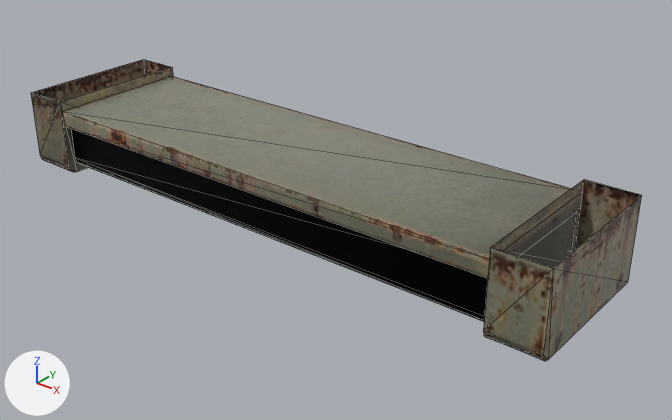
The FBX model Framework/Client/Bin/Resources/Models/Map/Prop/MapObject/sm35/sm35_047_offfluorescentlight01a.fbx: old version first, new version second.
Before and after are seen from a camera (50 mm lens) standing at (0.01886, -0.01545, 0.00896) and looking at (0.00765, -0.00145, 0.00028). Every picture has the same lights, and +X, +Y and +Z are marked at lower left. Mesh edges are drawn as thin lines. Where no turn or scale is listed for an object, it has been applied to the vertices.

Names of what the first picture shows: 'LOD_1_Group_1_Sub_1__sm35_016_FluorescentLight01A_A_Mat'.
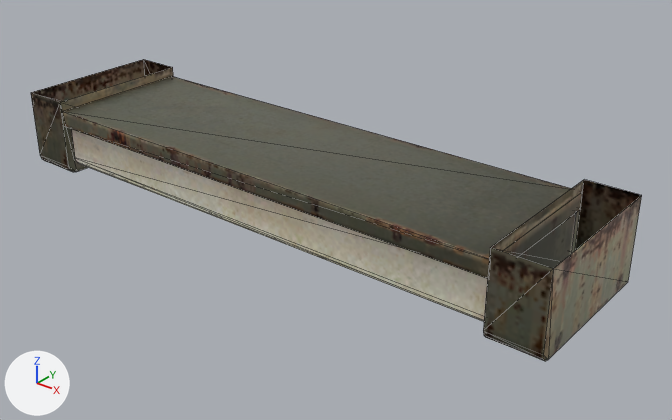
Boxes [x1, y1, x2, y2] around the edits, measured in the pictures (672 x 420 px):
'LOD_1_Group_1_Sub_1__sm35_016_FluorescentLight01A_A_Mat', surface changed: [31, 59, 641, 359] in both

Patch to the scene script:
```diff
--- a/Framework/Client/Bin/Resources/Models/Map/Prop/MapObject/sm35/sm35_047_offfluorescentlight01a.fbx.py
+++ b/Framework/Client/Bin/Resources/Models/Map/Prop/MapObject/sm35/sm35_047_offfluorescentlight01a.fbx.py
@@ img_sm35_016_fluorescentlight01a_a_emi_dds @@
+img_sm35_016_fluorescentlight01a_a_emi_dds = load_image('sm35_016_FluorescentLight01A_A_EMI.dds', 'sm35_016_FluorescentLight01A_A_EMI.dds', 256, 256, 'sRGB')
@@ mat_sm35_016_fluorescentlight01a_a_mat @@
 n0 = _N.new('ShaderNodeBsdfPrincipled'); n0.name = 'Principled BSDF'
+n0.inputs[1].default_value = 1.0  # 'Metallic'
 n0.inputs[2].default_value = 0.553  # 'Roughness'
+n0.inputs[28].default_value = 1.0  # 'Emission Strength'
 n1 = _N.new('ShaderNodeOutputMaterial'); n1.name = 'Material Output'
@@ mat_sm35_016_fluorescentlight01a_a_mat @@
 n3 = _N.new('ShaderNodeTexImage'); n3.name = 'Image Texture.001'
-n3.image = img_sm35_016_fluorescentlight01a_a_albm_tga
+n3.image = img_sm35_016_fluorescentlight01a_a_emi_dds
 n4 = _N.new('ShaderNodeTexImage'); n4.name = 'Image Texture.002'
@@ mat_sm35_016_fluorescentlight01a_a_mat @@
 _L.new(n2.outputs[0], n0.inputs[0])  # 'Color' to 'Base Color'
-_L.new(n3.outputs[0], n0.inputs[14])  # 'Color' to 'Specular Tint'
 _L.new(n4.outputs[0], n5.inputs[1])  # 'Color' to 'Color'
@@ mat_sm35_016_fluorescentlight01a_a_mat @@
 _L.new(n0.outputs[0], n1.inputs[0])  # 'BSDF' to 'Surface'
+_L.new(n3.outputs[0], n0.inputs[27])  # 'Color' to 'Emission Color'
```
